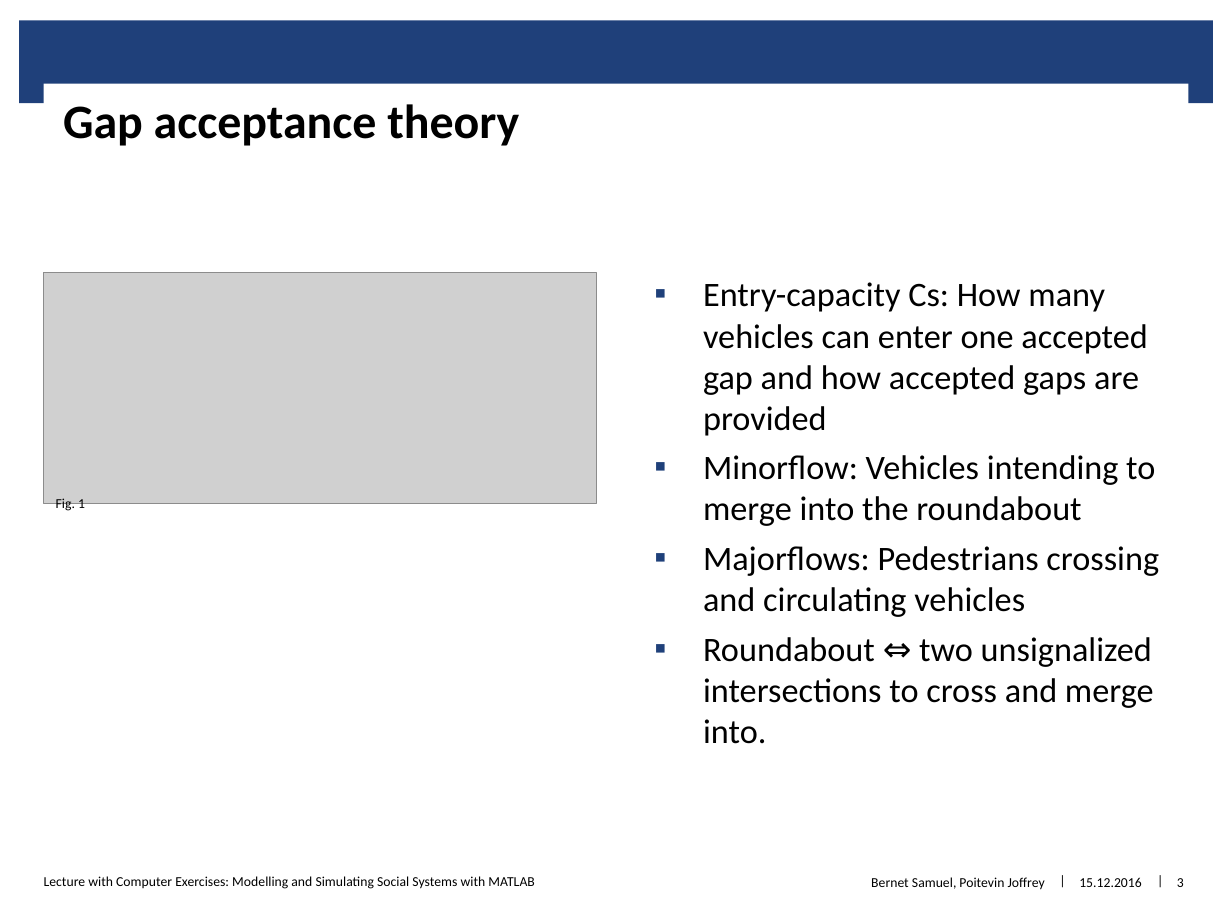
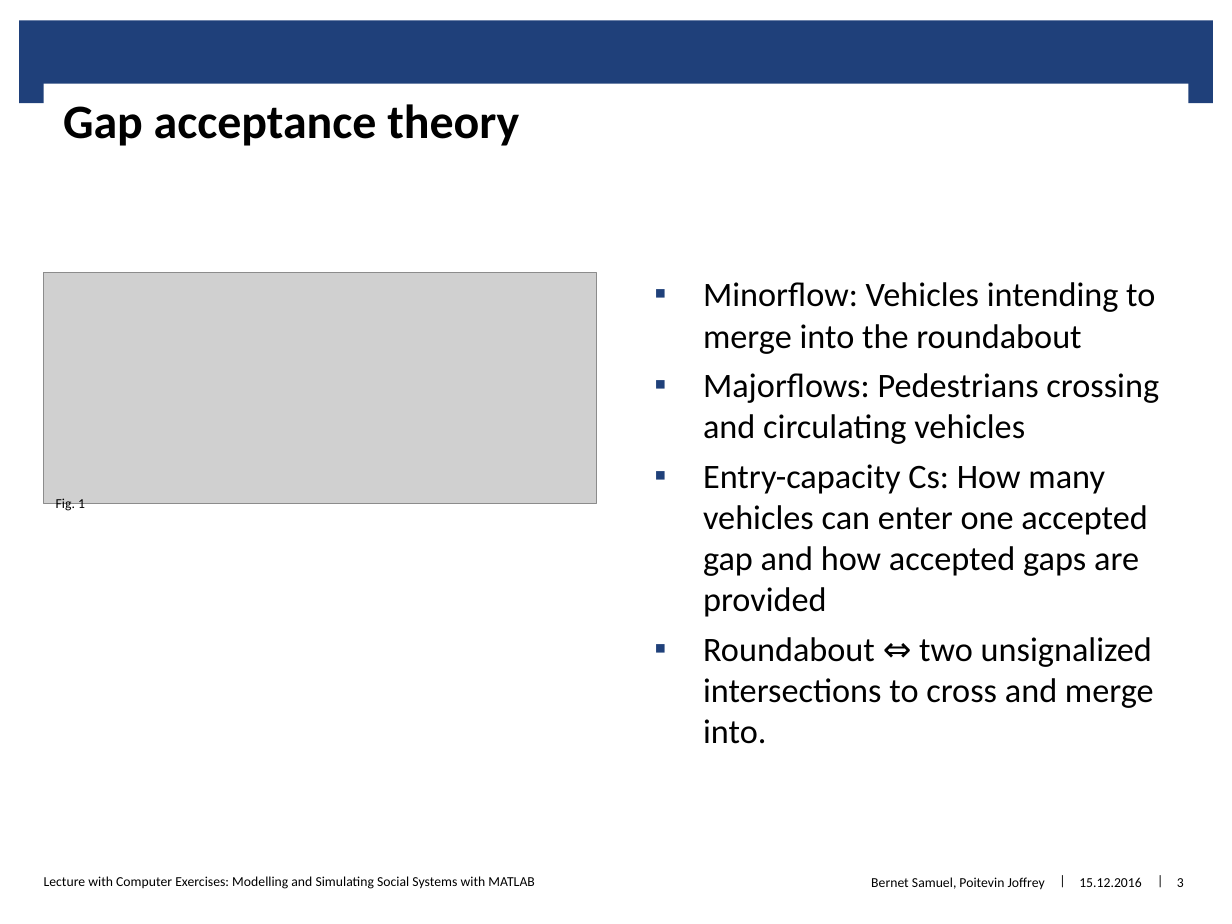
Before and after one commit to bernetsa/crosswalks_and_roundabouts, a slide deck: slide 3 of presentation/The impact of pedestrians at roundabout.pptx. Drawn at 1232x924 pixels with LibreOffice and Linux fonts; fonts in the diff are those of the drawing; grey boxes stand for pictures; background and template pictures are left out. Boxes give left, top, right and bottom in pixels: in the first picture for what was removed or moved away, otherwise in the second. Text is boxed around its words. In the diff, an @@ line names an element or a change of style, - is before the commit and + after.

```diff
--- a/presentation/The impact of pedestrians at roundabout.pptx
+++ b/presentation/The impact of pedestrians at roundabout.pptx
@@ text at <box>703,282,1147,436</box>: paragraph removed @@
-▪ Entry-capacity Cs: How many vehicles can enter one accepted gap and how accepted gaps are provided
@@ text at <box>703,464,1147,617</box>: paragraph added @@
+▪ Entry-capacity Cs: How many vehicles can enter one accepted gap and how accepted gaps are provided
```
Also in this commit, not shown: 4 other slides changed, 2 other files.
